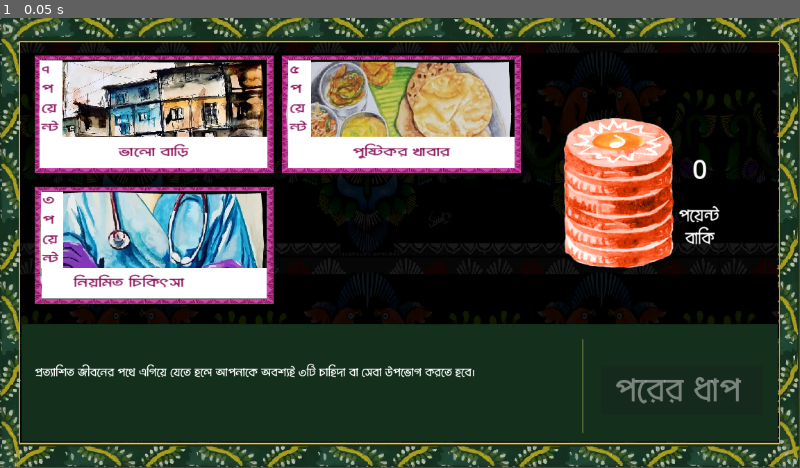
Above: before the commit, frame 1.
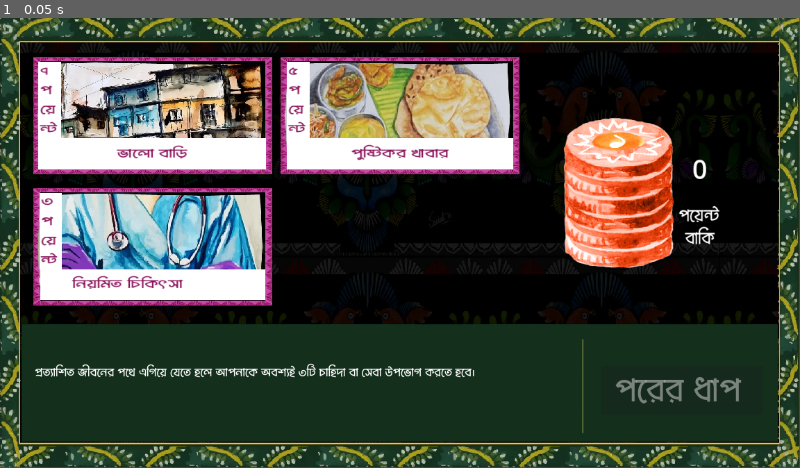
Above: after the commit, the same moment.

Repository: AbrarUr-Rahman/Shunno_to_purno_Revisioned_Engine
Game: Godot game, scene res://Scenes/level_12.tscn
Two runs of this game, one before a commit and one after it. Both use one fixed random seed, a clock stepped at 60 frames per second and the inputs below. This scene is started directly instead of the project's main scene.
Inputs:
- Up to frame 1 (0.05 s): no input

The runs differ from the first frame. In frame 1, 10% of the frame differs, in the area x 4-66%, y 8-64%.

Commit message:
commit bug fix

Diff:
--- a/Scenes/level_12.tscn
+++ b/Scenes/level_12.tscn
@@ -101,10 +101,10 @@
 
 [node name="GridContainer" type="GridContainer" parent="."]
 layout_mode = 0
-offset_left = 50.0
-offset_top = 54.0
-offset_right = 681.0
-offset_bottom = 527.0
+offset_left = 48.0
+offset_top = 56.0
+offset_right = 679.0
+offset_bottom = 529.0
 scale = Vector2(1.22, 0.8)
 theme_override_constants/h_separation = 10
 theme_override_constants/v_separation = 25
--- a/Scripts/game_over.gd
+++ b/Scripts/game_over.gd
@@ -4,9 +4,9 @@
 	# Reset GameState variables
 	GameState.from_level_13 = false
 	GameState.total_points = 0
-	GameState.selected_cards.clear()
-	GameState.selected_card_indices.clear()
-	GameState.selected_card_points.clear()
+	GameState.selected_cards=[]
+	GameState.selected_card_indices=[]
+	GameState.selected_card_points=[]
 	GameState.selected_gender = ""
 	GameState.visited_level_9 = false  # Reset Level 9 visit flag
 
--- a/Scripts/level_12.gd
+++ b/Scripts/level_12.gd
@@ -13,6 +13,8 @@
 @onready var next_page_button = $Button
 
 func _ready():
+	GameState.selected_card_indices.clear()
+	GameState.selected_card_points.clear()
 	next_page_button.connect("pressed", Callable(self, "_on_next_page_pressed"))
 
 	# Retrieve total points from GameState
@@ -24,11 +26,7 @@
 	# Connect the pressed signals for each card
 	for i in range(card_costs.size()):
 		var card = grid_container.get_child(i)  # Get existing card
-		# Connect the card's "pressed" signal
 		card.connect("pressed", Callable(self, "_on_card_clicked").bind(i))
-
-	# Connect the next page button's signal (Fix for the missing signal connection)
-	next_page_button.connect("pressed", Callable(self, "_on_next_page_pressed"))
 
 # Handle card clicks
 func _on_card_clicked(index: int) -> void:
@@ -37,7 +35,7 @@
 	if selected_cards[index]:  # Prevent unselecting cards
 		print("Card", index, "is already selected.")
 		return
-	else:  # Select the card
+	else:
 		if GameState.total_points >= card_costs[index]:
 			selected_cards[index] = true
 			selected_card_indices.append(index)
@@ -51,6 +49,22 @@
 	points_label.text = str(GameState.total_points)
 	update_next_page_button_state()
 
+	# Auto-fail check: if the player can no longer afford remaining unselected cards
+	var remaining_cost = 0
+	for i in range(card_costs.size()):
+		if not selected_cards[i]:
+			remaining_cost += card_costs[i]
+
+	if GameState.total_points < remaining_cost:
+		print("Not enough points left to select the remaining cards. Redirecting to fail screen.")
+		if GameState.selected_gender == "male":
+			get_tree().change_scene_to_file("res://Scenes/man_fail.tscn")
+		elif GameState.selected_gender == "female":
+			get_tree().change_scene_to_file("res://Scenes/woman_fail.tscn")
+		else:
+			print("No gender selected!")
+		return
+
 # Check if all cards are selected
 func all_cards_selected() -> bool:
 	for selected in selected_cards:
@@ -63,33 +77,14 @@
 	# Enable the button only if all cards are selected
 	next_page_button.disabled = not all_cards_selected()
 
+# Handle Next Page press
 func _on_next_page_pressed() -> void:
 	if all_cards_selected():
 		print("All cards selected!")
-		print("Points remaining before spending:", GameState.total_points)
 		print("Selected card indices:", selected_card_indices)
 
-		# Calculate total points needed
-		var total_points_spent = 0
-		for index in selected_card_indices:
-			total_points_spent += card_costs[index]
-
-		# Check if there are enough points BEFORE deducting
-		if GameState.total_points  <= 0:
-			print("Not enough points to proceed! Redirecting to fail screen.")
-			if GameState.selected_gender == "male":
-				get_tree().change_scene_to_file("res://Scenes/man_fail.tscn")  # Male fail screen path
-			elif GameState.selected_gender == "female":
-				get_tree().change_scene_to_file("res://Scenes/woman_fail.tscn")  # Female fail screen path
-			else:
-				print("No gender selected!")
-			return  # Stop further execution
-
-		# Deduct points if the player has enough
-		GameState.total_points -= total_points_spent
+		# Store selected card indices and points
 		GameState.selected_card_indices += selected_card_indices
-
-		# Store selected card costs
 		for index in selected_card_indices:
 			GameState.selected_card_points.append(card_costs[index])
 
@@ -98,5 +93,4 @@
 		get_tree().change_scene_to_file("res://Scenes/coin_toss.tscn")
 	else:
 		print("You must select all cards to proceed!")
-		# You could optionally show a warning to the player here, for example, highlighting unselected cards
 		next_page_button.disabled = false
--- a/Scripts/level_8.gd
+++ b/Scripts/level_8.gd
@@ -3,51 +3,57 @@
 # Track the selected cards
 var selected_cards = [false, false, false, false, false, false]  # One for each card
 var selected_count = 0  # Keep track of how many cards are selected
-var max_cards = 3  # Maximum number of cards that can be selected
 
 # This function is called when a card is clicked
 func _on_card_clicked(card_index: int) -> void:
 	var card = $GridContainer.get_child(card_index)  # Get the clicked card
 
-	if selected_cards[card_index]:  # Deselecting the card
+	# If the card is already selected, deselect it
+	if selected_cards[card_index]:
 		selected_cards[card_index] = false
 		selected_count -= 1
-		card.modulate = Color(1, 1, 1, 1)  # Reset appearance
-	else:  # Selecting the card
-		if selected_count < max_cards:  # Only allow selecting if less than 3 cards are selected
-			selected_cards[card_index] = true
-			selected_count += 1
-			card.modulate = Color(0.5, 0.5, 0.5)  # Highlight the card visually
-		else:
-			print("Cannot select more than 3 cards!")  # Prevent further selections if 3 cards are selected
+		card.modulate = Color(1, 1, 1, 1)  # Reset card appearance
+		print("Deselected card:", card_index)
+	else:
+		# If selecting a new card, check if the maximum limit is reached
+		if selected_count >= 3:
+			print("You can only select up to 3 cards!")
+			return  # Prevent selecting more than 3 cards
+
+		# Select the card
+		selected_cards[card_index] = true
+		selected_count += 1
+		card.modulate = Color(0.5, 0.5, 0.5)  # Highlight the card visually
+		print("Selected card:", card_index)
 
 	print("Selected count:", selected_count)
 
-	# Enable or disable the "Next Page" button
+	# Update the state of the "Next Page" button
 	update_next_page_button_state()
 
 # Update the "Next Page" button state
 func update_next_page_button_state():
 	var next_page_button = $Button  # Adjust this path if necessary
-	next_page_button.disabled = selected_count != max_cards  # Enable only if exactly 3 cards are selected
+	next_page_button.disabled = selected_count != 3  # Enable only if exactly 3 cards are selected
 
 # Handle the next page button click
-func _on_next_page_button_pressed():
-	print("Proceeding to the next page!")  # Debug print
-	# Add your logic to move to the next page here, e.g., `change_scene()`
+func _on_button_pressed():
+	print("Proceeding to the next page!")  # Debug message
+
+	# Logic to transition to the next scene based on gender
+	if GameState.selected_gender == "male":
+		get_tree().change_scene_to_file("res://Scenes/road_level_male_8.tscn")  # Male scene path
+	elif GameState.selected_gender == "female":
+		get_tree().change_scene_to_file("res://Scenes/road_level_female_3.tscn")  # Female scene path
+	else:
+		print("Error: No gender selected!")  # Handle unexpected cases
 
 # Connect the signals for each card button
 func _ready():
+	# Connect each card button's "pressed" signal
 	for i in range(selected_cards.size()):
 		var card = $GridContainer.get_child(i)  # Get the correct child by index
 		card.connect("pressed", Callable(self, "_on_card_clicked").bind(i))  # Use Callable to bind the card index
 
 	# Initially disable the "Next Page" button
 	update_next_page_button_state()
-
-
-func _on_button_pressed() -> void:
-		if GameState.selected_gender == "male":
-			get_tree().change_scene_to_file("res://Scenes/road_level_male_8.tscn")  # Male scene path
-		elif GameState.selected_gender == "female":
-			get_tree().change_scene_to_file("res://Scenes/road_level_female_3.tscn")  # Female scene path
--- a/Scripts/level_9.gd
+++ b/Scripts/level_9.gd
@@ -8,59 +8,58 @@
 var selected_card_indices = []  # Indices of selected cards
 
 # Number of cards that need to be selected
-const INITIAL_SELECTION_LIMIT = 5  # Limit of 5 cards when starting the level
-const MAX_SELECTION = 6  # Max limit of 6 cards when returning to the level
-var selected_count = 0  # Current count of selected cards
+const INITIAL_SELECTION_LIMIT = 5
+const MAX_SELECTION = 6
+var selected_count = 0
 
 # Reference nodes
 @onready var grid_container = $GridContainer
 @onready var next_button = $Button
 
 func _ready():
-	# Initialize the selected_cards array properly
+	selected_cards.clear()
+	selected_card_indices.clear()
+	selected_count = 0
+
+	# Initialize selection and connect signals
 	for i in range(card_points.size()):
 		selected_cards.append(false)
+		var card = grid_container.get_child(i)
+		card.modulate = Color(1, 1, 1, 1)
 
-		# Connect card signals
-		var card = grid_container.get_child(i)
 		if card.is_connected("pressed", Callable(self, "_on_card_clicked")):
 			card.disconnect("pressed", Callable(self, "_on_card_clicked"))
+
 		card.connect("pressed", Callable(self, "_on_card_clicked").bind(i))
 
-	# Initially disable the next page button
+	# Restore previous selections
+	for i in GameState.selected_card_indices:
+		selected_cards[i] = true
+		selected_card_indices.append(i)
+		selected_count += 1
+		grid_container.get_child(i).modulate = Color(0.5, 0.5, 0.5)
+
 	update_next_page_button_state()
-
-	# Connect the "Next Page" button to its handler
 	next_button.connect("pressed", Callable(self, "_on_next_page_pressed"))
 
-	# Restore previously selected cards from GameState when returning to the scene
-	for i in GameState.selected_card_indices:
-		selected_cards[i] = true
-		selected_count += 1
-		var card = grid_container.get_child(i)
-		card.modulate = Color(0.5, 0.5, 0.5)  # Highlight previously selected cards
-
-# Handles card click events
 func _on_card_clicked(card_index: int) -> void:
 	var card = grid_container.get_child(card_index)
 
-	# If the card is already selected, deselect it
 	if selected_cards[card_index]:
 		selected_cards[card_index] = false
 		selected_count -= 1
 		selected_card_indices.erase(card_index)
-		card.modulate = Color(1, 1, 1, 1)  # Reset appearance
-		GameState.total_points -= card_points[card_index]  # Deduct points when deselected
+		card.modulate = Color(1, 1, 1, 1)
+		GameState.total_points -= card_points[card_index]
 		print("Removed points for the card:", card_points[card_index])
 	else:
-		# Allow selection within limit
 		var max_limit = MAX_SELECTION if GameState.has_tried_purno else INITIAL_SELECTION_LIMIT
 		if selected_count < max_limit:
 			selected_cards[card_index] = true
 			selected_count += 1
 			selected_card_indices.append(card_index)
-			card.modulate = Color(0.5, 0.5, 0.5)  # Highlight the card
-			GameState.total_points += card_points[card_index]  # Add points when selected
+			card.modulate = Color(0.5, 0.5, 0.5)
+			GameState.total_points += card_points[card_index]
 			print("Added points for the card:", card_points[card_index])
 		else:
 			print("You have reached the selection limit!")
@@ -68,33 +67,25 @@
 	print("Selected count:", selected_count)
 	print("Selected card indices:", selected_card_indices)
 
-	# Update the next page button state
 	update_next_page_button_state()
 
-# Update the next page button state
 func update_next_page_button_state():
-	# Enable the "Next Page" button only when the required number of cards is selected
-	if selected_count == INITIAL_SELECTION_LIMIT or (GameState.has_tried_purno and selected_count == MAX_SELECTION):
-		next_button.disabled = false
-	else:
-		next_button.disabled = true
+	var required_count = MAX_SELECTION if GameState.has_tried_purno else INITIAL_SELECTION_LIMIT
+	next_button.disabled = selected_count != required_count
 
-# Handles "Next Page" button press
 func _on_next_page_pressed() -> void:
-	if selected_count == INITIAL_SELECTION_LIMIT:
-		print("Proceeding to the next page with selected cards!")
+	var required_count = MAX_SELECTION if GameState.has_tried_purno else INITIAL_SELECTION_LIMIT
 
-		# Update GameState with the selected data
-		GameState.selected_card_indices = selected_card_indices
-		GameState.selected_card_points = []  # FIXED: List comprehension issue
+	if selected_count == required_count:
+		GameState.selected_card_indices = selected_card_indices.duplicate()
+		GameState.selected_card_points = []
 		for index in selected_card_indices:
-			GameState.selected_card_points.append(card_points[index])  # FIXED
+			GameState.selected_card_points.append(card_points[index])
 
 		print("Selected card indices:", selected_card_indices)
 		print("Selected card points:", GameState.selected_card_points)
 		print("Total points collected:", GameState.total_points)
 
-		# Proceed to the next scene
 		if GameState.has_tried_purno == false:
 			get_tree().change_scene_to_file("res://Scenes/level_11.tscn")
 			print("Going to level 11")
@@ -102,33 +93,24 @@
 			get_tree().change_scene_to_file("res://Scenes/level_13.tscn")
 			print("Going to level 13")
 	else:
-		print("You must select exactly 5 cards to proceed!")
+		print("You must select exactly %d cards to proceed!" % required_count)
 
 func _on_return_to_level_9():
 	if GameState.has_tried_purno:
-		# Reset the flag to allow selection of additional cards
 		GameState.has_tried_purno = false
 		print("Returning to Level 9. You can now select 1 more card.")
 
-	# Reset selected states
 	for i in range(card_points.size()):
 		var card = grid_container.get_child(i)
 
-		# Disconnect signal to prevent multiple bindings
 		if card.is_connected("pressed", Callable(self, "_on_card_clicked")):
 			card.disconnect("pressed", Callable(self, "_on_card_clicked"))
-
-		# Reconnect the signal
 		card.connect("pressed", Callable(self, "_on_card_clicked").bind(i))
 
-		# Restore visual state for selected cards
 		if selected_cards[i]:
-			card.modulate = Color(0.5, 0.5, 0.5)  # Keep selected cards grayed out
+			card.modulate = Color(0.5, 0.5, 0.5)
 		else:
-			card.modulate = Color(1, 1, 1, 1)  # Reset unselected cards to default
+			card.modulate = Color(1, 1, 1, 1)
 
-	# Ensure `selected_count` is correctly updated
-	selected_count = len(GameState.selected_card_indices)
-
-	# Update the next page button state to reflect changes
+	selected_count = GameState.selected_card_indices.size()
 	update_next_page_button_state()
--- a/project.godot
+++ b/project.godot
@@ -32,4 +32,5 @@
 [rendering]
 
 textures/canvas_textures/default_texture_filter=0
+renderer/rendering_method="mobile"
 textures/vram_compression/import_etc2_astc=true
